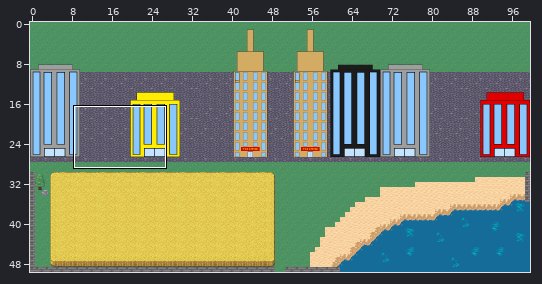
One commit to this Tiled map: map/carte (.tmx)/ville.tmx. The first picture is a wide view before the edit; the outline marks the close-up.
Close-up. Old version:
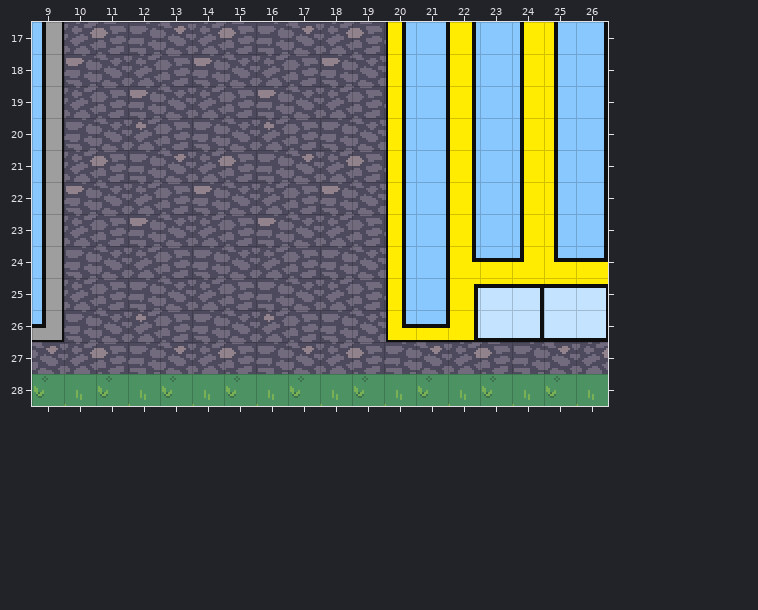
Cells are 16x16 px. Shown: x 9..26, y 17..28. The commit also changed other parts of the map, which this record leaves out. Not drawn, because the pictures are missing: unchanged layer "path".
The same view after the edit:
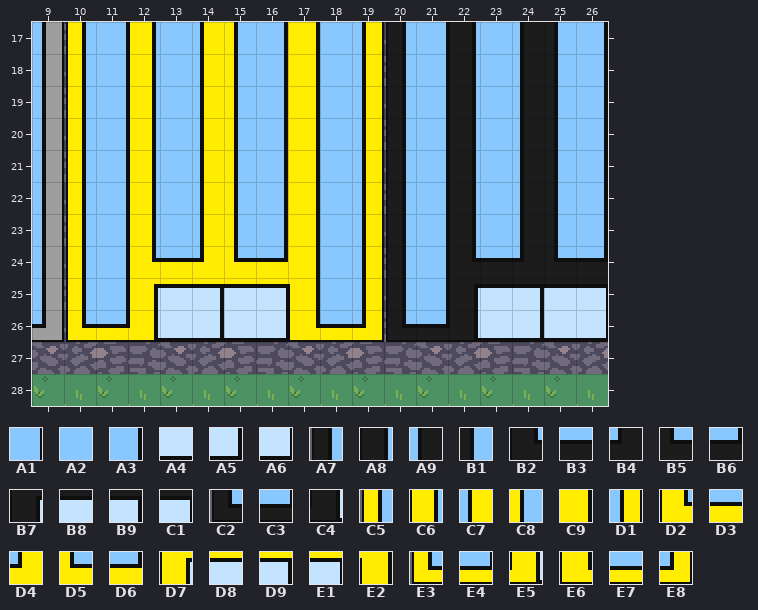
Key: from "immeuble1": A1 41, A2 43, A3 46, A4 193, A5 194, A6 196; from "immeuble2": A7 40, A8 42, A9 44, B1 45, B2 172, B3 173, B4 174, B5 175, B6 176, B7 182, B8 183, B9 184, C1 186, C2 190, C3 191, C4 192; from "immeuble3": C5 100, C6 102, C7 104, C8 105, C9 107, D1 109, D2 172, D3 173, D4 174, D5 175, D6 176, D7 182, D8 183, D9 184, E1 186, E2 187, E3 190, E4 191, E5 192, E6 197, E7 198, E8 199.
__ is an empty cell.
What changed:
Layer "autre":
The edit adds tile A1 in rows 17 to 25 at x 11.
The edit adds tile A2 in rows 17 to 23 at x 13 and 18; in rows 24 to 25 at x 18.
The edit adds tile A3 in rows 17 to 23 at x 16.
The edit adds tile A4 in row 26 at x 13 and 15.
The edit adds tile A5 in row 26 at x 14.
The edit adds tile A6 in row 26 at x 16.
Tile C5 gives way to tile A7 in rows 17 to 25 at x 20.
Tile C6 gives way to tile A8 in rows 17 to 23 at x 22.
Tile C7 gives way to tile A9 in rows 17 to 23 at x 24.
Tile C8 gives way to tile B1 in rows 17 to 23 at x 25.
Tile D2 gives way to tile B2 in row 24 at x 22.
Tile D3 gives way to tile B3 in row 24 at x 23.
Tile D4 gives way to tile B4 in row 24 at x 24.
Tile D5 gives way to tile B5 in row 24 at x 25.
Tile D6 gives way to tile B6 in row 24 at x 26.
Tile D7 gives way to tile B7 in row 25 at x 22.
Tile D8 gives way to tile B8 in row 25 at x 23 and 25.
Tile D9 gives way to tile B9 in row 25 at x 24.
Tile E1 gives way to tile C1 in row 25 at x 26.
Tile E3 gives way to tile C2 in row 26 at x 20.
Tile E4 gives way to tile C3 in row 26 at x 21.
Tile E5 gives way to tile C4 in row 26 at x 22.
The edit adds tile C5 in rows 17 to 25 at x 10.
The edit adds tile C6 in rows 17 to 23 at x 12.
The edit adds tile C7 in rows 17 to 23 at x 14.
The edit adds tile C8 in rows 17 to 23 at x 15.
The edit adds tile C9 in rows 17 to 24 at x 17.
The edit adds tile D1 in rows 17 to 25 at x 19.
The edit adds tile D2 in row 24 at x 12.
The edit adds tile D3 in row 24 at x 13.
The edit adds tile D4 in row 24 at x 14.
The edit adds tile D5 in row 24 at x 15.
The edit adds tile D6 in row 24 at x 16.
The edit adds tile D7 in row 25 at x 12.
The edit adds tile D8 in row 25 at x 13 and 15.
The edit adds tile D9 in row 25 at x 14.
The edit adds tile E1 in row 25 at x 16.
The edit adds tile E2 in row 25 at x 17.
The edit adds tile E3 in row 26 at x 10.
The edit adds tile E4 in row 26 at x 11.
The edit adds tile E5 in row 26 at x 12.
The edit adds tile E6 in row 26 at x 17.
The edit adds tile E7 in row 26 at x 18.
The edit adds tile E8 in row 26 at x 19.
